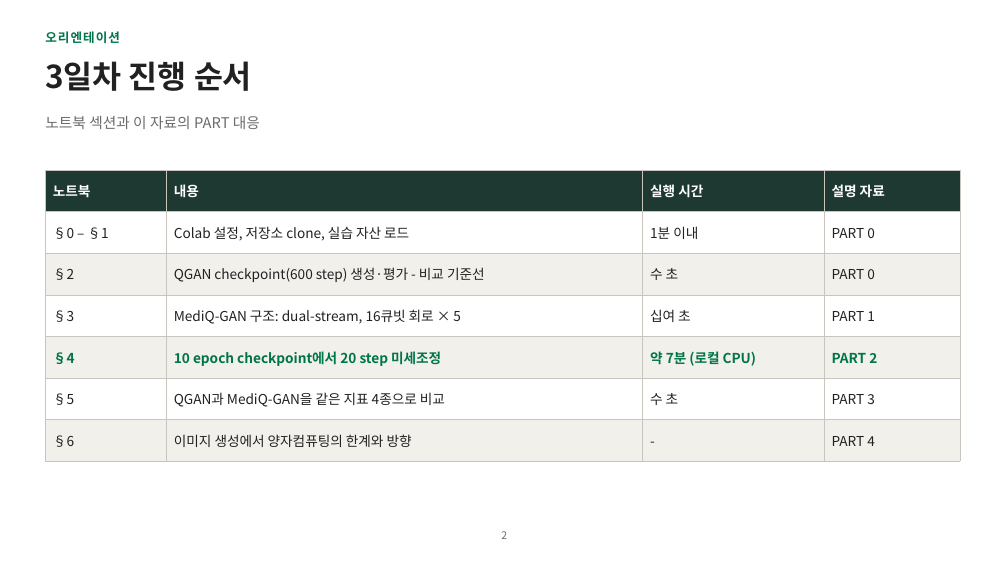
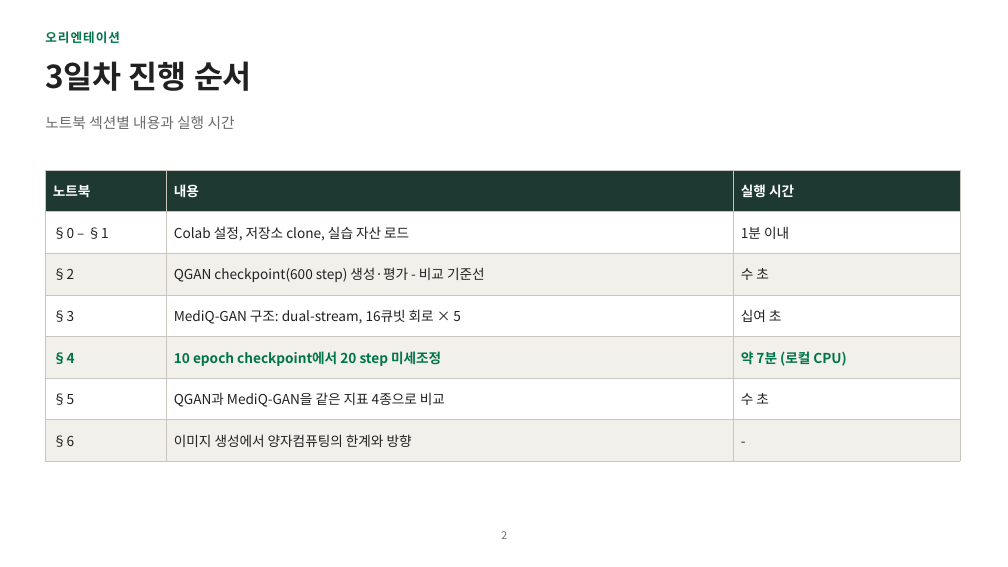
Before and after one commit to hyunhp/skin_disease_qml, a slide deck: slide 2 of practice/day3_slides/day3_practice_slides.pptx. Drawn at 1008x567 pixels with LibreOffice and Linux fonts; fonts in the diff are those of the drawing. Boxes give left, top, right and bottom in pixels: in the first picture for what was removed or moved away, otherwise in the second. Text is boxed around its words. In the diff, an @@ line names an element or a change of style, - is before the commit and + after.

```diff
--- a/practice/day3_slides/day3_practice_slides.pptx
+++ b/practice/day3_slides/day3_practice_slides.pptx
@@ text at (45,116,235,129): text changed @@
-노트북 섹션과 이 자료의 PART 대응
+노트북 섹션별 내용과 실행 시간
@@ table at (45,170,960,451) @@
-column 4: 설명 자료 | PART 0 | PART 0 | PART 1 | PART 2 | PART 3 | PART 4
```
Also in this commit, not shown: 8 other slides changed, 12 slides removed, 6 other files.
